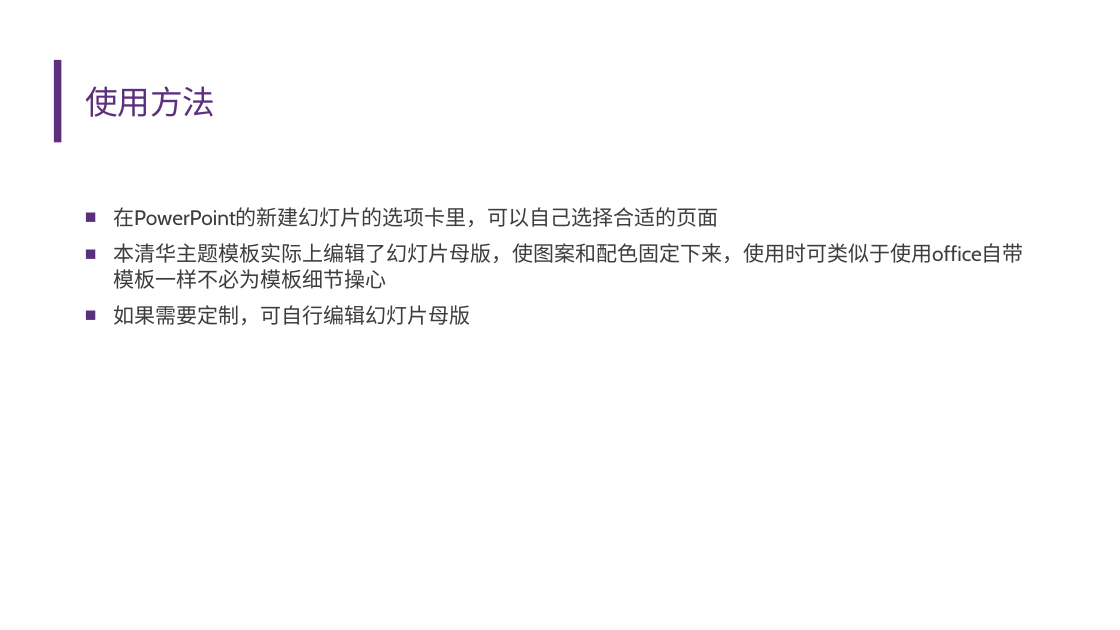
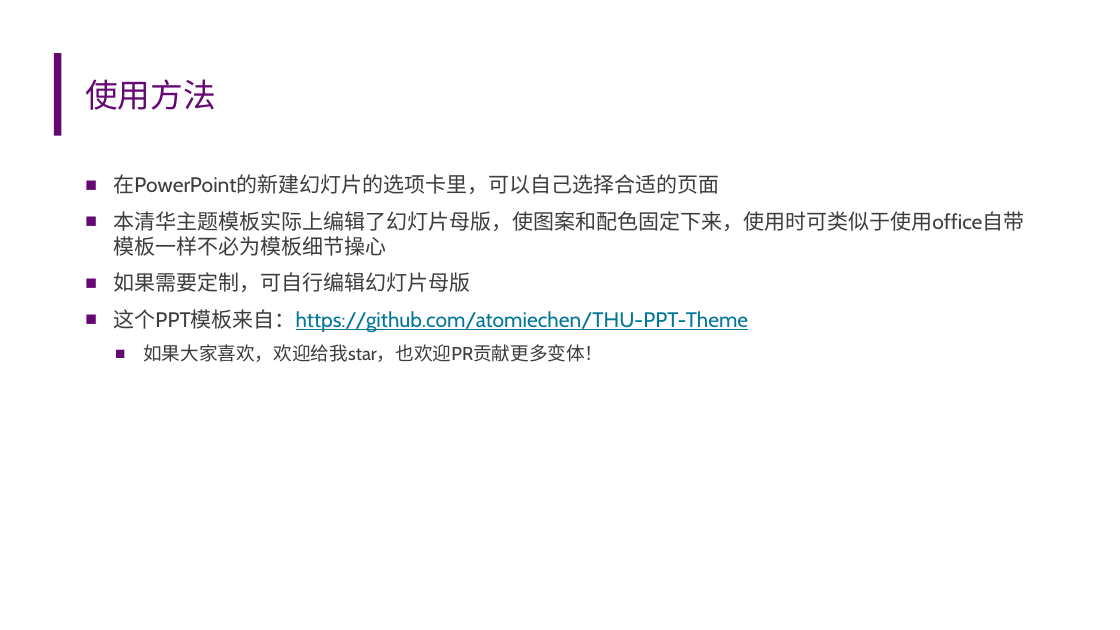
Before and after one commit to atomiechen/THU-PPT-Theme, a slide deck: slide 3 of 清华简约主题-扁平-16-9.pptx. Drawn at 1120x630 pixels with LibreOffice and Linux fonts; fonts in the diff are those of the drawing; background and template pictures are left out. Boxes give left, top, right and bottom in pixels: in the first picture for what was removed or moved away, otherwise in the second. Text is boxed around its words. In the diff, an @@ line names an element or a change of style, - is before the commit and + after.

Commit message:
Major update: 对于浅色背景模板，根据《清华大学视觉形象识别系统手册》，纠正清华主题色，使用校徽校名矢量图

```diff
--- a/清华简约主题-扁平-16-9.pptx
+++ b/清华简约主题-扁平-16-9.pptx
@@ rectangle added at [54, 53, 61, 135], fill #660874 @@
@@ title "使用方法": place and size @@
-title "使用方法" at [85, 86, 216, 117]
+title "使用方法" at [85, 79, 216, 110]
@@ title "使用方法" at [85, 79, 216, 110]: text colour #5C307D to #660874 @@
@@ rounded rectangle removed at [54, 60, 61, 142] @@
@@ text "在PowerPoint的新建幻灯片的选项卡里，可以自己选择合适的页面": place and size @@
-text "在PowerPoint的新建幻灯片的选项卡里，可以自己选择合适的页面" at [113, 207, 1024, 325]
+text "在PowerPoint的新建幻灯片的选项卡里，可以自己选择合适的页面" at [113, 174, 1024, 362]
@@ text at [113, 174, 1024, 292]: bullet colour #5C2F7D to #660874 @@
@@ text at [113, 309, 748, 362]: paragraphs added @@
+■ 这个PPT模板来自：https://github.com/atomiechen/THU-PPT-Theme
+  ■ 如果大家喜欢，欢迎给我star，也欢迎PR贡献更多变体！
```
Also in this commit, not shown: 8 other slides changed, 4 other files.
